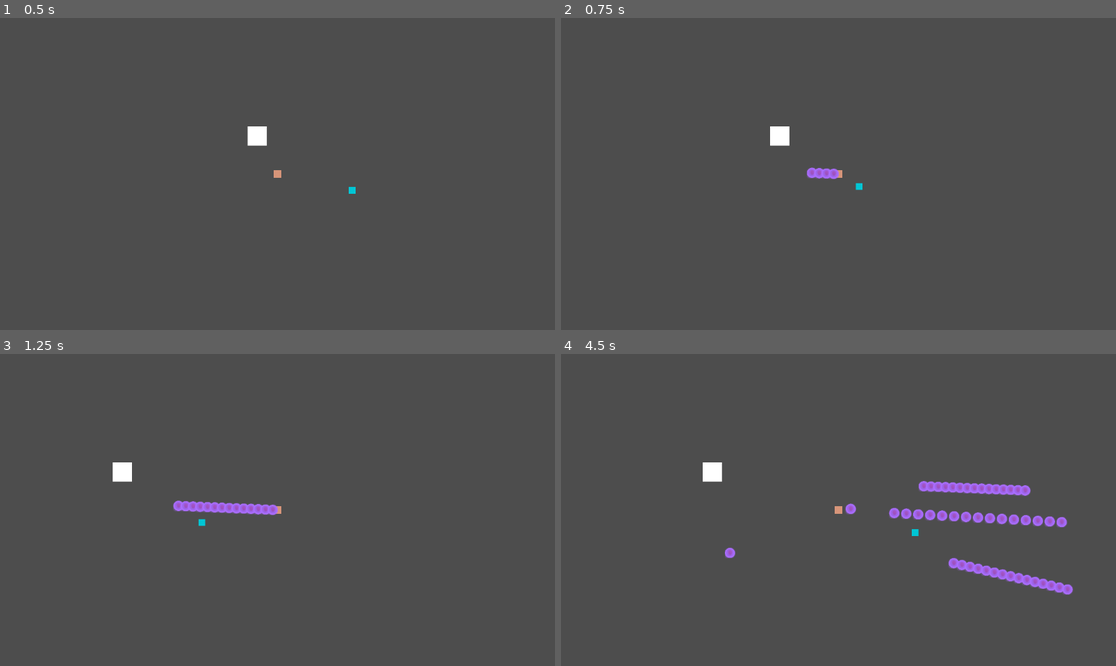
Above: before the commit, frames 1-4 (two rows, left to right).
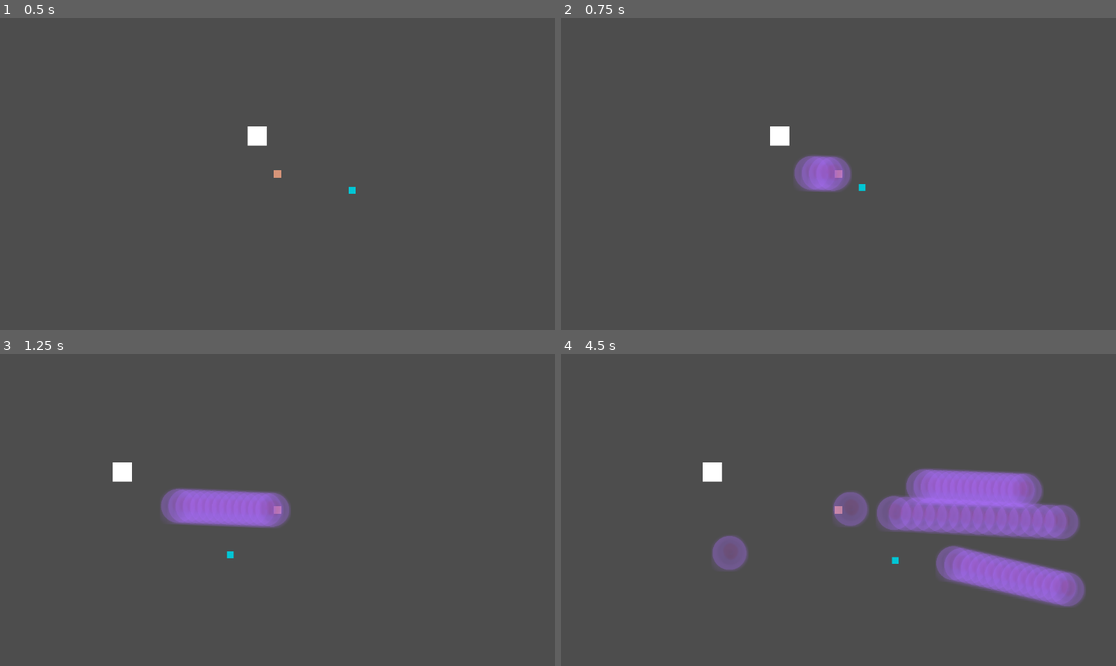
Above: after the commit, the same moments.

Repository: Simon014/PSLR2-Dungeon-Danmaku-Engine
Game: Godot game, scene res://RootScene.tscn
The game is run twice, just before and just after one commit, with the same random seed, the same clock (stepped at 60 frames per second) and the same inputs.
Inputs (mouse positions are in pixels of both pictures, inside the frame that each line leads up to):
- Up to frame 1 (0.5 s): no input
- Up to frame 2 (0.75 s): move the mouse to (960, 158) at 0.52 s; press the mouse at (960, 158) at 0.53 s; hold D (right) from 0.53 s (still down)
- Up to frame 3 (1.25 s): keep holding D (right)
- Up to frame 4 (4.5 s): move the mouse to (727, 525) at 1.27 s; release D (right) at 1.28 s; release the mouse at (727, 525) at 1.28 s; hold S (down) 1.28-2.03 s; click (727, 525) at 1.35 s; move the mouse to (894, 441) at 2.02 s; press the mouse at (894, 441) at 2.03 s; hold D (right) 2.03-2.78 s; move the mouse to (810, 572) at 2.77 s; release the mouse at (810, 572) at 2.78 s; hold W (up) 2.78-3.53 s; click (810, 572) at 2.85 s; move the mouse to (1005, 556) at 3.52 s; press the mouse at (1005, 556) at 3.53 s; hold A (left) from 3.53 s (still down); move the mouse to (672, 463) at 4.27 s; release the mouse at (672, 463) at 4.28 s; click (672, 463) at 4.35 s

Frame 1 is identical in both runs. In frame 2, 1.0% of the frame differs, in the area x 42-55%, y 43-56%; in frame 3, 2.4%; in frame 4, 9.8%, in the area x 27-95%, y 36-82%.

Commit message:
Adding the final bullet type, effectors
todo, make the bullets affect things, such as health, speed and attack def values.

Diff:
--- a/pslr-2-dungeon-danmaku-engine/DDEcore/core_partner_vars.gd
+++ b/pslr-2-dungeon-danmaku-engine/DDEcore/core_partner_vars.gd
@@ -12,3 +12,8 @@
 var attack = 1
 var defence = 1
 var attackspeed = 300
+#effect data
+var PoisonRemaining = 0
+var SlowRemaining = 0
+var DefLowerRemaining = 0
+var AtkLowerRemaining = 0
--- a/pslr-2-dungeon-danmaku-engine/DDEcore/core_player_vars.gd
+++ b/pslr-2-dungeon-danmaku-engine/DDEcore/core_player_vars.gd
@@ -12,3 +12,8 @@
 var attack = 1
 var defence = 1
 var attackspeed = 100
+#effect data
+var PoisonRemaining = 0
+var SlowRemaining = 0
+var DefLowerRemaining = 0
+var AtkLowerRemaining = 0
--- /dev/null
+++ b/pslr-2-dungeon-danmaku-engine/Entities/bullets/effect/Bullet.tscn
@@ -0,0 +1,26 @@
+[gd_scene format=3 uid="uid://b8an3ssrc7e2f"]
+
+[ext_resource type="Script" uid="uid://b62nkiq2udgj3" path="res://Entities/bullets/effect/bullet.gd" id="1_d12r2"]
+[ext_resource type="Texture2D" uid="uid://ddcu5qbsqt1pd" path="res://Entities/bullets/DebugBullet.png" id="1_ylwm3"]
+
+[sub_resource type="CircleShape2D" id="CircleShape2D_y3fcc"]
+radius = 30.0
+
+[node name="Bullet" type="CharacterBody2D" unique_id=625293210]
+collision_layer = 8
+collision_mask = 0
+script = ExtResource("1_d12r2")
+
+[node name="DebugBullet" type="Sprite2D" parent="." unique_id=1973256255]
+modulate = Color(0.6745098, 0.43137255, 1, 0.37254903)
+position = Vector2(9.536743e-07, -9.536743e-07)
+scale = Vector2(0.3, 0.3)
+texture = ExtResource("1_ylwm3")
+
+[node name="CollisionShape2D" type="CollisionShape2D" parent="." unique_id=719758290]
+shape = SubResource("CircleShape2D_y3fcc")
+
+[node name="TTL" type="Timer" parent="." unique_id=1548195517]
+wait_time = 5.0
+
+[connection signal="timeout" from="TTL" to="." method="_on_ttl_timeout"]
--- /dev/null
+++ b/pslr-2-dungeon-danmaku-engine/Entities/bullets/effect/bullet.gd
@@ -0,0 +1,32 @@
+extends CharacterBody2D
+
+@export var speed = 100
+@export var TTL = 5
+@export var friction = 0
+@export var acceleration = 0
+@export var effectRadius = 30.0
+@export var effectDuration = 40
+@export var effect = "poison"
+#dynamic variables
+var direction
+var scales
+
+
+#can be either poison, slow, defdown, atkdown
+func _ready() -> void:
+	name = "Effect"
+	velocity = direction * speed
+	$TTL.wait_time = TTL
+	$TTL.start()
+	$CollisionShape2D.shape.radius = effectRadius
+	scales = float(effectRadius)
+	$DebugBullet.scale.x = scales/100
+	$DebugBullet.scale.y = scales/100
+
+func _process(delta: float) -> void:
+	velocity -= velocity * friction * 0.01
+	move_and_slide()
+
+func _on_ttl_timeout() -> void:
+	queue_free()
+	pass # Replace with function body.
--- a/pslr-2-dungeon-danmaku-engine/Entities/bullets/normal/Bullet.tscn
+++ b/pslr-2-dungeon-danmaku-engine/Entities/bullets/normal/Bullet.tscn
@@ -4,6 +4,7 @@
 [ext_resource type="Texture2D" uid="uid://ddcu5qbsqt1pd" path="res://Entities/bullets/DebugBullet.png" id="1_yhxbw"]
 
 [sub_resource type="CircleShape2D" id="CircleShape2D_y3fcc"]
+radius = 21.023796
 
 [node name="Bullet" type="CharacterBody2D" unique_id=625293210]
 collision_layer = 8
--- a/pslr-2-dungeon-danmaku-engine/Entities/partner/Partner.tscn
+++ b/pslr-2-dungeon-danmaku-engine/Entities/partner/Partner.tscn
@@ -6,7 +6,7 @@
 radius = 5.0
 
 [sub_resource type="CircleShape2D" id="CircleShape2D_v2yy7"]
-radius = 33.0
+radius = 61.008198
 
 [node name="Partner" type="CharacterBody2D" unique_id=617075088]
 collision_layer = 0
@@ -33,7 +33,7 @@
 [node name="CollisionShape2D" type="CollisionShape2D" parent="DetectionArea" unique_id=1959405446]
 shape = SubResource("CircleShape2D_v2yy7")
 
-[node name="Dodge" type="Timer" parent="." unique_id=1984128201]
+[node name="Tick" type="Timer" parent="." unique_id=1984128201]
 wait_time = 0.05
 autostart = true
 
@@ -43,4 +43,4 @@
 
 [connection signal="area_entered" from="DetectionArea" to="." method="_on_detection_area_area_entered"]
 [connection signal="body_entered" from="DetectionArea" to="." method="_on_detection_area_body_entered"]
-[connection signal="timeout" from="Dodge" to="." method="_on_dodge_timeout"]
+[connection signal="timeout" from="Tick" to="." method="_on_tick_timeout"]
--- a/pslr-2-dungeon-danmaku-engine/Entities/partner/PartnerController.gd
+++ b/pslr-2-dungeon-danmaku-engine/Entities/partner/PartnerController.gd
@@ -16,19 +16,40 @@
 		move_and_slide()
 	corePartnerVars.position = position
 
-func _on_dodge_timeout() -> void:
+func _on_tick_timeout() -> void:
+	#handle effects :
+	if (corePartnerVars.PoisonRemaining > 0):
+		corePartnerVars.PoisonRemaining -= 1
+	if (corePartnerVars.SlowRemaining > 0):
+		corePartnerVars.SlowRemaining -= 1
+	if (corePartnerVars.AtkLowerRemaining > 0):
+		corePartnerVars.AtkLowerRemaining -= 1
+	if (corePartnerVars.DefLowerRemaining > 0):
+		corePartnerVars.DefLowerRemaining -= 1
 	movementvector = Vector2.ZERO
 	if (not $DetectionArea.has_overlapping_bodies() and position.distance_to(corePlayerVars.position) > 100):
 		movementvector = position.direction_to(corePlayerVars.position)
 	else:
 		pass
 	for i in $DetectionArea.get_overlapping_bodies():
+		print(i.name)
 		if (i.name.contains("Bullet")):
 			if position.distance_to(i.position) < 10:
 				i.queue_free()
 				$StunCD.start()
 			elif position.distance_to(i.position) < 20:
 				movementvector -= position.direction_to(i.position) * 0.1/position.distance_to(i.position)
+		if (i.name.contains("Effect")):
+			if (position.distance_to(i.position) < i.effectRadius):
+				if (i.effect == "poison"):
+					corePartnerVars.PoisonRemaining = i.effectDuration
+				if (i.effect == "speed down"):
+					corePartnerVars.SlowRemaining = i.effectDuration
+				if (i.effect == "lower defence"):
+					corePartnerVars.DefLowerRemaining = i.effectDuration
+				if (i.effect == "lower attack"):
+					corePartnerVars.AtkLowerRemaining = i.effectDuration
+			movementvector -= position.direction_to(i.position) * 0.1/position.distance_to(i.position)
 		if (i.name.contains("Bomb")):
 			if position.distance_to(i.position) < i.currentarea():
 				i.queue_free()
--- a/pslr-2-dungeon-danmaku-engine/Entities/player/PlayerController.gd
+++ b/pslr-2-dungeon-danmaku-engine/Entities/player/PlayerController.gd
@@ -1,19 +1,12 @@
 extends CharacterBody2D
 
 func attack():
-	var bullet = load("res://Entities/bullets/split/Bullet.tscn").instantiate()
+	var bullet = load("res://Entities/bullets/effect/Bullet.tscn").instantiate()
 	bullet.speed = corePlayerVars.attackspeed
-	bullet.damage = corePlayerVars.attack
-	bullet.split = 10
+	bullet.effectRadius = 30
 	bullet.acceleration = 0
+	bullet.speed = 100
 	bullet.TTL = 4
-	var splitter = load("res://Entities/bullets/bomb/Bullet.tscn").instantiate()
-	splitter.speed = corePlayerVars.attackspeed
-	splitter.damage = corePlayerVars.attack
-	splitter.explosionRadius = 50
-	splitter.TTL = 4
-
-	bullet.splitinto = splitter
 	bullet.direction = position.direction_to(get_global_mouse_position())
 	bullet.position = position
 	get_parent().add_child(bullet)
--- a/pslr-2-dungeon-danmaku-engine/debug.gd
+++ b/pslr-2-dungeon-danmaku-engine/debug.gd
@@ -1,4 +1,8 @@
 extends Node2D
 
 func _process(delta: float) -> void:
+	print(corePartnerVars.PoisonRemaining)
+	print(corePartnerVars.SlowRemaining)
+	print(corePartnerVars.AtkLowerRemaining)
+	print(corePartnerVars.DefLowerRemaining)
 	pass
Not shown, added: pslr-2-dungeon-danmaku-engine/Entities/bullets/effect/bullet.gd.uid
